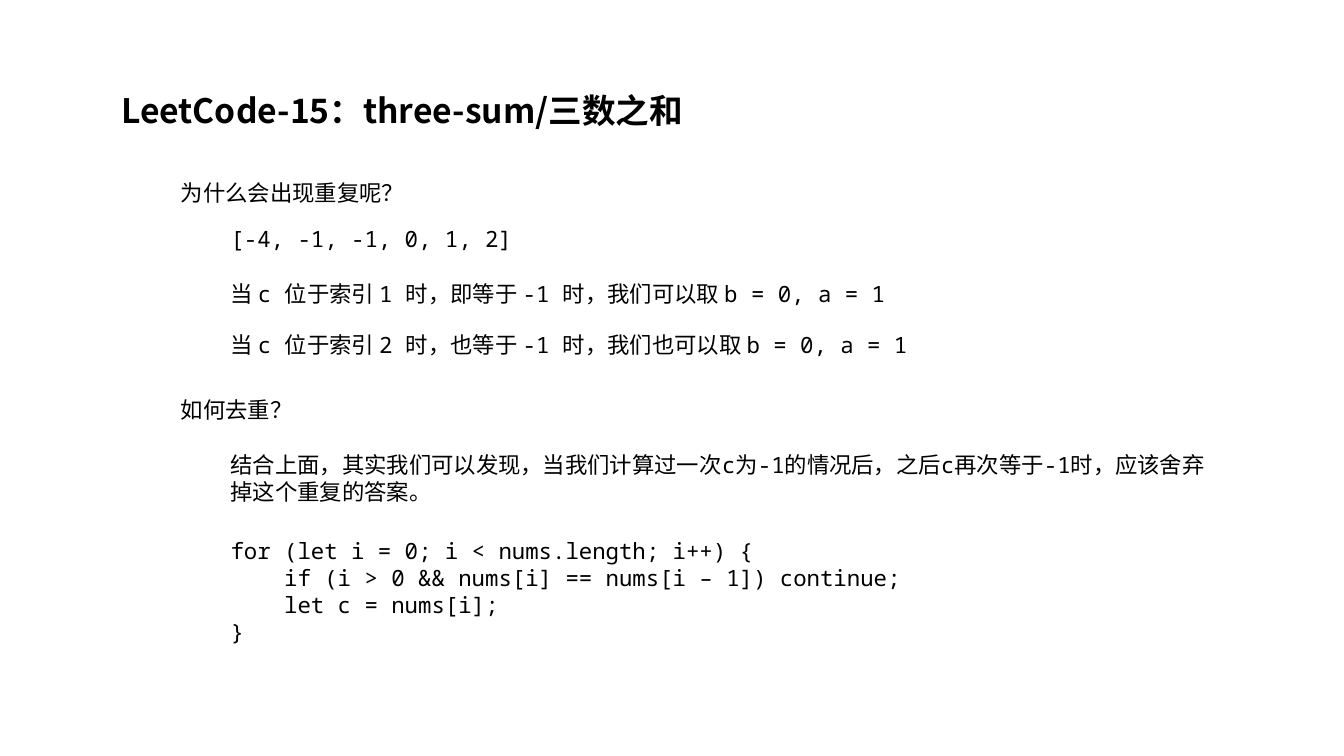
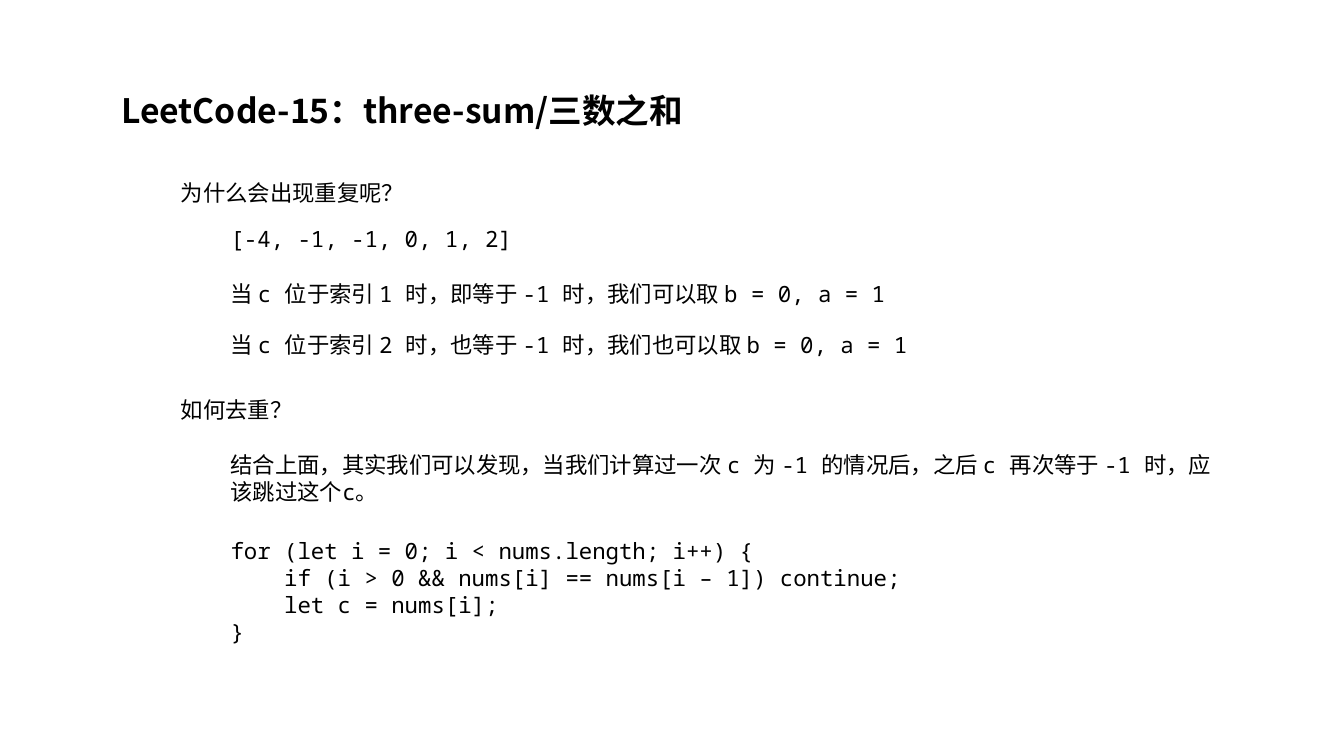
Before and after one commit to hemingqiao/algorithms, a slide deck: slide 11 of miao/LC15-three-sum(时间复杂度简介2).pptx (slide 9 before the commit). Drawn at 1344x756 pixels with LibreOffice and Linux fonts; fonts in the diff are those of the drawing. Boxes give left, top, right and bottom in pixels: in the first picture for what was removed or moved away, otherwise in the second. Text is boxed around its words. In the diff, an @@ line names an element or a change of style, - is before the commit and + after.

Commit message:
update

```diff
--- a/miao/LC15-three-sum(时间复杂度简介2).pptx
+++ b/miao/LC15-three-sum(时间复杂度简介2).pptx
@@ text at (x1=231, y1=454, x2=1211, y2=502): text changed @@
-结合上面，其实我们可以发现，当我们计算过一次c为-1的情况后，之后c再次等于-1时，应该舍弃掉这个重复的答案。
+结合上面，其实我们可以发现，当我们计算过一次 c 为 -1 的情况后，之后 c 再次等于 -1 时，应该跳过这个c。
```
Also in this commit, not shown: 2 other slides changed, 2 slides added.
